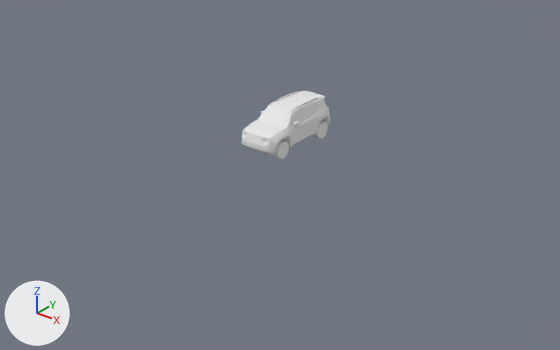
A saved change to the OBJ model part2/files/object_mesh/54.obj.
The view is the same before and after, from a 50 mm camera at (3.64, -4.66, 2.56) aimed at (0.07, -0.19, -0.21). The lights are fixed; the arrows at lower left show +X, +Y and +Z. Where no turn or scale is listed for an object, it has been applied to the vertices.

The older version as bpy lines, for what is in view:
```python
me_cloth_54 = bpy.data.meshes.new('Cloth_54')
me_cloth_54.from_pydata(...)  # 2384 vertices, 4734 faces; spans x -0.193..0.193, y -0.446..0.394, z 0.0..0.383
me_cloth_54.materials.append(mat_material_0_026)  # white #e7e7e7
ob_cloth_54 = bpy.data.objects.new('Cloth_54', me_cloth_54)
ob_cloth_54.location = (0.0, 0.0, 0.0)
```
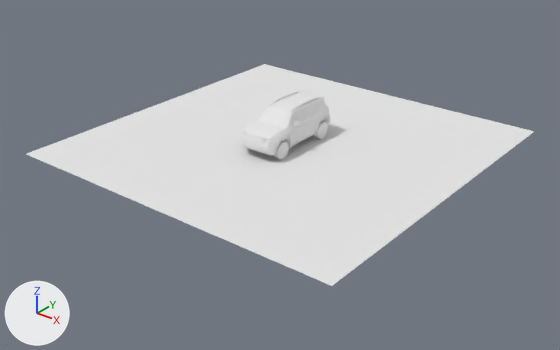
What differs and where, as boxes (x1, y1, x2, y2) in the pictures (560 x 350 px):
```json
{"object": "Floor_Plane.050", "change": "added", "after": [27, 64, 535, 286]}
```

The change, as JSON lines over the scene's bpy script:
```json
{"op": "add", "block": "mat_none", "code": ["mat_none = principled_material('None')", "mat_none.base_color = (0.8, 0.8, 0.8)  # white #e7e7e7", "mat_none.roughness = 1.0"]}
{"op": "add", "block": "me_floor_plane_050", "code": ["me_floor_plane_050 = bpy.data.meshes.new('Floor_Plane.050')", "me_floor_plane_050.from_pydata(...)  # 10404 vertices, 10201 faces; spans x -1.5..1.5, y -1.5..1.5, z 0.0", "me_floor_plane_050.materials.append(mat_none)  # white #e7e7e7"]}
{"op": "add", "block": "ob_floor_plane_050", "code": ["ob_floor_plane_050 = bpy.data.objects.new('Floor_Plane.050', me_floor_plane_050)", "ob_floor_plane_050.location = (0.0, 0.0, 0.0)"]}
```
